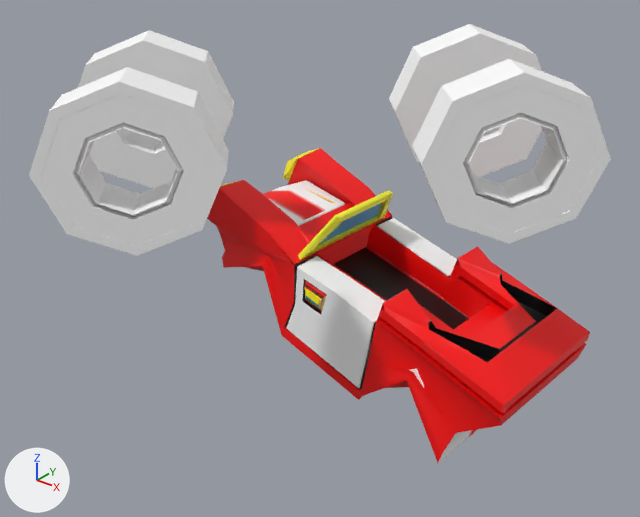
The FBX model Assets/MemoriaGame/Meshs/carFBX.fbx: old version first, new version second.
Camera for both pictures: a camera (50 mm lens) standing at (0.0672, -0.0846, 0.0278) and looking at (-0.0001, -0.0005, -0.0243). The lights are fixed; the arrows at lower left show +X, +Y and +Z.

The older version as bpy lines, for what is in view:
```python
ob_bodycar_glassmarco = bpy.data.objects.new('bodyCar_glassMarco', me_mesh_006)
ob_bodycar_glassmarco.parent = ob_bodycar_001
ob_bodycar_glassmarco.location = (-0.0189, 0.992, 1.055)
ob_bodycar_glassmarco.rotation_euler = (-0.04, 0.0, 0.0)  # degrees (-2.3, 0, 0)
ob_bodycar_glassmarco.scale = (0.987, 0.987, 0.987)
ob_masternurbscircle1 = bpy.data.objects.new('MasterNurbsCircle1', None)
ob_masternurbscircle1.parent = ob_carrogrp
ob_masternurbscircle1.location = (-0.353, -4.841, -1.222)
ob_masternurbscircle1.rotation_euler = (-0.574, -1.627, 0.264)  # degrees (-33, -93, 15)
ob_masternurbscircle1.scale = (0.679, 0.679, 0.679)
ob_ruedaderecha_back = bpy.data.objects.new('ruedaDerecha_back', me_mesh)
ob_ruedaderecha_back.location = (-0.0008, 0.0003, -0.0172)
ob_ruedaderecha_back.rotation_euler = (1.579, -0.0117, -0.837)  # degrees (90, -0.7, -48)
ob_ruedaderecha_back.scale = (0.00698, 0.00653, 0.00698)
ob_ruedaderecha_front = bpy.data.objects.new('ruedaDerecha_front', me_mesh_001)
ob_ruedaderecha_front.location = (-0.0008, 0.0003, -0.0172)
ob_ruedaderecha_front.rotation_euler = (1.579, -0.0117, -0.837)  # degrees (90, -0.7, -48)
ob_ruedaderecha_front.scale = (0.00698, 0.00653, 0.00698)
ob_ruedaizquierda_back = bpy.data.objects.new('ruedaIzquierda_back', me_mesh_003)
ob_ruedaizquierda_back.location = (-0.0008, 0.0003, -0.0172)
ob_ruedaizquierda_back.rotation_euler = (1.579, -0.0117, -0.837)  # degrees (90, -0.7, -48)
ob_ruedaizquierda_back.scale = (0.00698, 0.00653, 0.00698)
ob_ruedaizquierda_front = bpy.data.objects.new('ruedaIzquierda_front', me_mesh_002)
ob_ruedaizquierda_front.location = (-0.0008, 0.0003, -0.0172)
ob_ruedaizquierda_front.rotation_euler = (1.579, -0.0117, -0.837)  # degrees (90, -0.7, -48)
ob_ruedaizquierda_front.scale = (0.00698, 0.00653, 0.00698)
# also in view: 'bodyCar' at (0.0021, 0.0118, -0.0342)
```
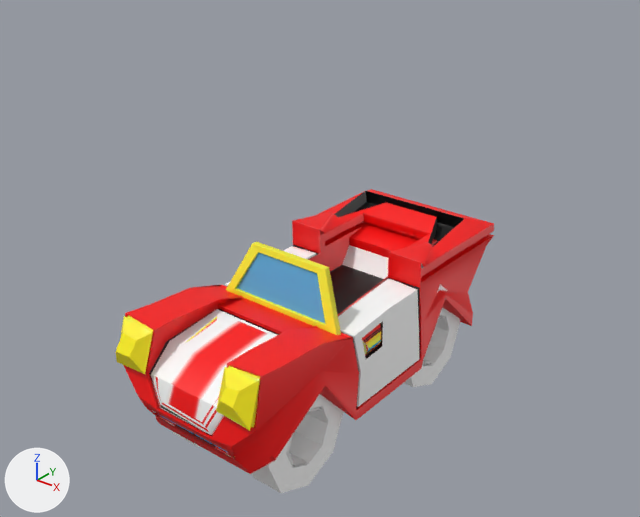
ob_masternurbscircle1 is not drawn itself; it is the parent of ob_bodycontrol.

Pixel boxes [x1, y1, x2, y2] of what changed, in the pictures (640 x 517 px):
'bodyCar', moved, turned
    before: [207, 148, 590, 463]
    after: [116, 189, 494, 474]
'ruedaIzquierda_front', moved, turned, rescaled
    before: [29, 67, 229, 256]
    after: [251, 394, 343, 493]
'ruedaIzquierda_back', moved, turned, rescaled
    before: [412, 59, 611, 244]
    after: [404, 308, 460, 387]
'ruedaDerecha_front', moved, turned, rescaled
    before: [78, 30, 234, 188]
    after: [172, 431, 199, 447]
'ruedaDerecha_back', moved, turned, rescaled (not visible afterwards)
    before: [389, 24, 542, 177]
'bodyCar_glassMarco', moved, turned
    before: [298, 190, 393, 260]
    after: [226, 241, 341, 335]
'bodyCar_glass', moved, turned
    before: [320, 203, 381, 244]
    after: [237, 252, 325, 323]

Edits to the bpy script that builds the scene:
```text
Change ob_ruedaizquierda_front:
    ob_ruedaizquierda_front.location: (-0.0008, 0.0003, -0.0172) -> (-0.0004, 0.0001, -0.0489)
    ob_ruedaizquierda_front.rotation_euler: (1.579, -0.0117, -0.837) -> (1.571, 0.0, 0.0)  # degrees (90, -0.7, -48) -> degrees (90, 0, 0)
    ob_ruedaizquierda_front.scale: (0.00698, 0.00653, 0.00698) -> (0.00475, 0.00492, 0.00475)
Change ob_masternurbscircle1:
    ob_masternurbscircle1.rotation_euler: (-0.574, -1.627, 0.264) -> (0.0, 0.0, 0.0)  # degrees (-33, -93, 15) -> degrees (0, 0, 0)
    ob_masternurbscircle1.location: (-0.353, -4.841, -1.222) -> (0.0, -4.841, 0.0)
Change ob_ruedaderecha_back:
    ob_ruedaderecha_back.location: (-0.0008, 0.0003, -0.0172) -> (-0.0004, 0.0001, -0.0489)
    ob_ruedaderecha_back.rotation_euler: (1.579, -0.0117, -0.837) -> (1.571, 0.0, 0.0)  # degrees (90, -0.7, -48) -> degrees (90, 0, 0)
    ob_ruedaderecha_back.scale: (0.00698, 0.00653, 0.00698) -> (0.00475, 0.00492, 0.00475)
Change ob_ruedaderecha_front:
    ob_ruedaderecha_front.location: (-0.0008, 0.0003, -0.0172) -> (-0.0004, 0.0001, -0.0489)
    ob_ruedaderecha_front.rotation_euler: (1.579, -0.0117, -0.837) -> (1.571, 0.0, 0.0)  # degrees (90, -0.7, -48) -> degrees (90, 0, 0)
    ob_ruedaderecha_front.scale: (0.00698, 0.00653, 0.00698) -> (0.00475, 0.00492, 0.00475)
Change ob_ruedaizquierda_back:
    ob_ruedaizquierda_back.location: (-0.0008, 0.0003, -0.0172) -> (-0.0004, 0.0001, -0.0489)
    ob_ruedaizquierda_back.rotation_euler: (1.579, -0.0117, -0.837) -> (1.571, 0.0, 0.0)  # degrees (90, -0.7, -48) -> degrees (90, 0, 0)
    ob_ruedaizquierda_back.scale: (0.00698, 0.00653, 0.00698) -> (0.00475, 0.00492, 0.00475)
```
